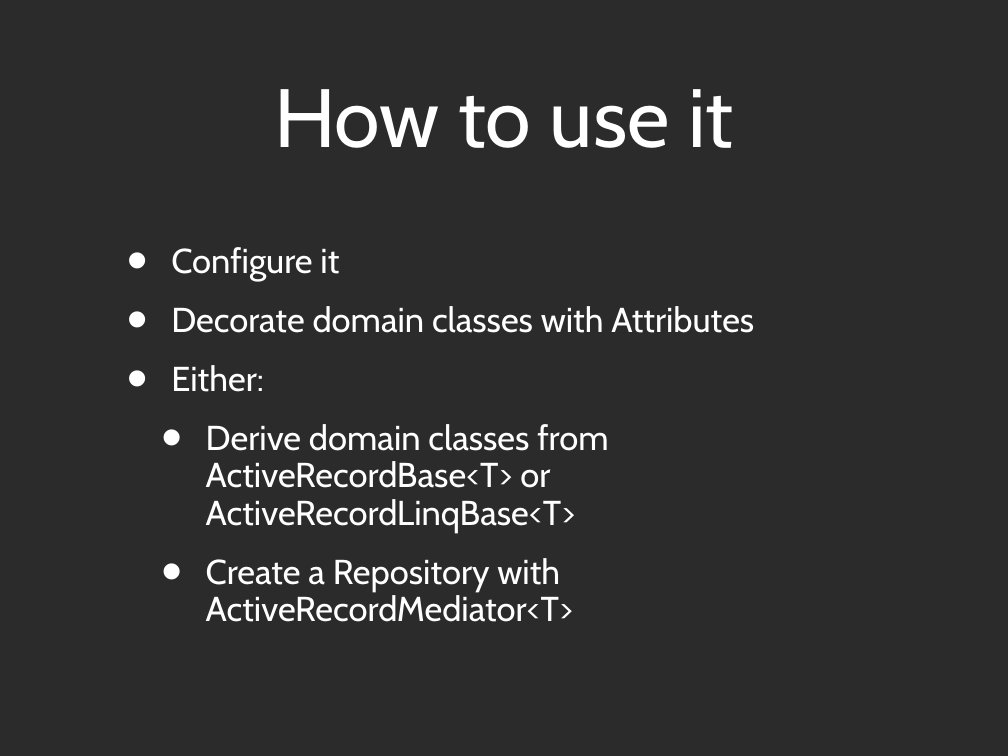
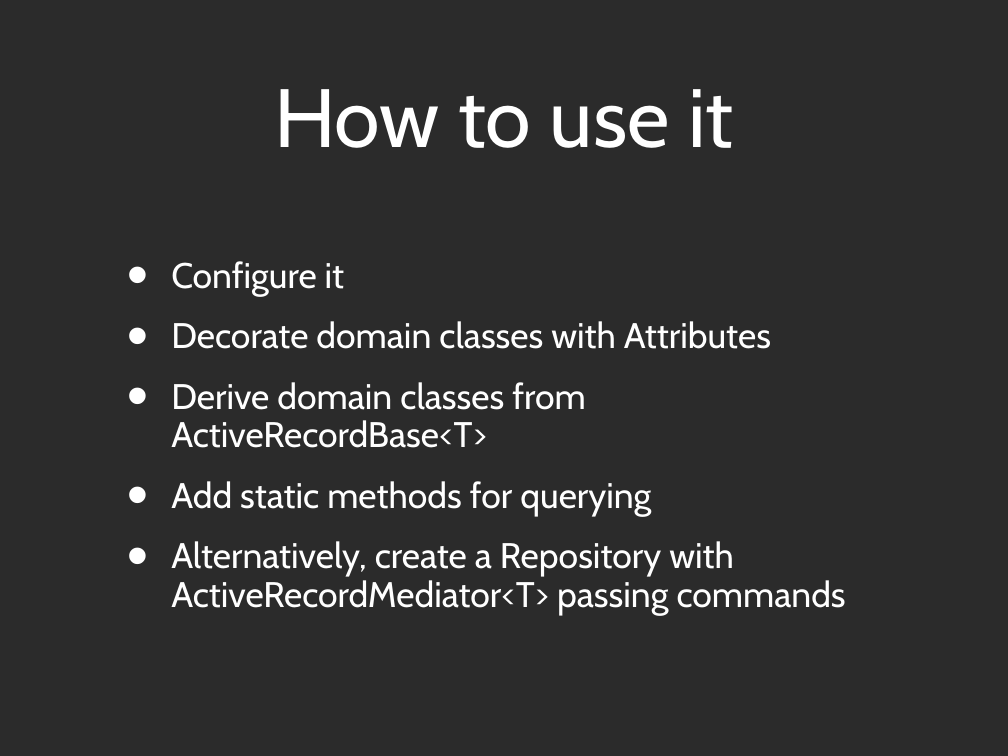
Before and after one commit to andypike/Talks, a slide deck: slide 4 of ORMBattle-Castle-ActiveRecord/ORMBattle-ActiveRecord.ppt. Drawn at 1008x756 pixels with LibreOffice and Linux fonts; fonts in the diff are those of the drawing; background and template pictures are left out; a plain dark background stands for a picture behind light text. Boxes give left, top, right and bottom in pixels: in the first picture for what was removed or moved away, otherwise in the second. Text is boxed around its words. In the diff, an @@ line names an element or a change of style, - is before the commit and + after.

Commit message:
Updated slides

```diff
--- a/ORMBattle-Castle-ActiveRecord/ORMBattle-ActiveRecord.ppt
+++ b/ORMBattle-Castle-ActiveRecord/ORMBattle-ActiveRecord.ppt
@@ text at (171,261,771,349): size 35.1 to 36.1 pt in "Configure it", "Decorate domain classes with Attributes" @@
@@ text at (171,382,846,615): text changed; size 35.1 to 36.1 pt @@
-• Either:
-  • Derive domain classes from ActiveRecordBase<T> or ActiveRecordLinqBase<T>
-  • Create a Repository with ActiveRecordMediator<T>
+• Derive domain classes from ActiveRecordBase<T>
+• Add static methods for querying
+• Alternatively, create a Repository with ActiveRecordMediator<T> passing commands
```
Also in this commit, not shown: 3 other slides changed, 1 slide added, 1 slide removed, 1 other file.
